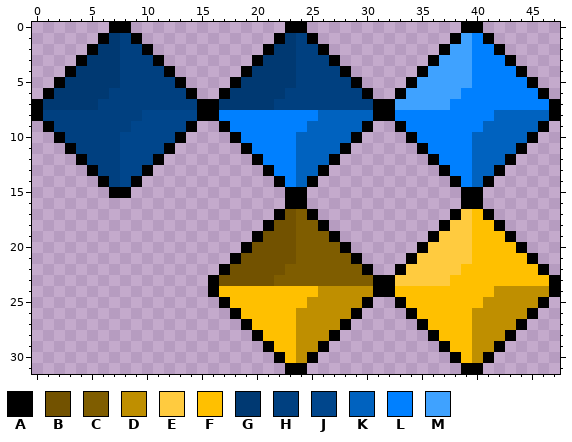
Pixel-art sprite: Assets/Resources/vida.png. That is the earlier state.
The file is 48x32 pixels.
Palette (. is transparent): A #000000  B #725200  C #7f5d00  D #bf8f00  E #ffcb3f  F #ffc000  G #003972  H #004080  J #00468c  K #0062bf  L #0080ff  M #3fa2ff
Pixels before, first column x 0:
 0 .......AA..............AA..............AA.......
 1 ......AGHA............AGHA............AMLA......
 2 .....AGGHHA..........AGGHHA..........AMMLLA.....
 3 ....AGGGHHHA........AGGGHHHA........AMMMLLLA....
 4 ...AGGGGHHHHA......AGGGGHHHHA......AMMMMLLLLA...
 5 ..AGGGGGHHHHHA....AGGGGGHHHHHA....AMMMMMLLLLLA..
 6 .AGGGGGHHHHHHHA..AGGGGGHHHHHHHA..AMMMMMLLLLLLLA.
 7 AGGGGGHHHHHHHHHAAGGGGGHHHHHHHHHAAMMMMMLLLLLLLLLA
 8 AHHHHHHHHHJJJJJAALLLLLLLLLKKKKKAALLLLLLLLLKKKKKA
 9 .AHHHHHHHJJJJJA..ALLLLLLLKKKKKA..ALLLLLLLKKKKKA.
10 ..AHHHHHJJJJJA....ALLLLLKKKKKA....ALLLLLKKKKKA..
11 ...AHHHHJJJJA......ALLLLKKKKA......ALLLLKKKKA...
12 ....AHHHJJJA........ALLLKKKA........ALLLKKKA....
13 .....AHHJJA..........ALLKKA..........ALLKKA.....
14 ......AHJA............ALKA............ALKA......
15 .......AA..............AA..............AA.......
16 .......................AA..............AA.......
17 ......................ABCA............AEFA......
18 .....................ABBCCA..........AEEFFA.....
19 ....................ABBBCCCA........AEEEFFFA....
20 ...................ABBBBCCCCA......AEEEEFFFFA...
21 ..................ABBBBBCCCCCA....AEEEEEFFFFFA..
22 .................ABBBBBCCCCCCCA..AEEEEEFFFFFFFA.
23 ................ABBBBBCCCCCCCCCAAEEEEEFFFFFFFFFA
24 ................AFFFFFFFFFDDDDDAAFFFFFFFFFDDDDDA
25 .................AFFFFFFFDDDDDA..AFFFFFFFDDDDDA.
26 ..................AFFFFFDDDDDA....AFFFFFDDDDDA..
27 ...................AFFFFDDDDA......AFFFFDDDDA...
28 ....................AFFFDDDA........AFFFDDDA....
29 .....................AFFDDA..........AFFDDA.....
30 ......................AFDA............AFDA......
31 .......................AA..............AA.......
After the commit:
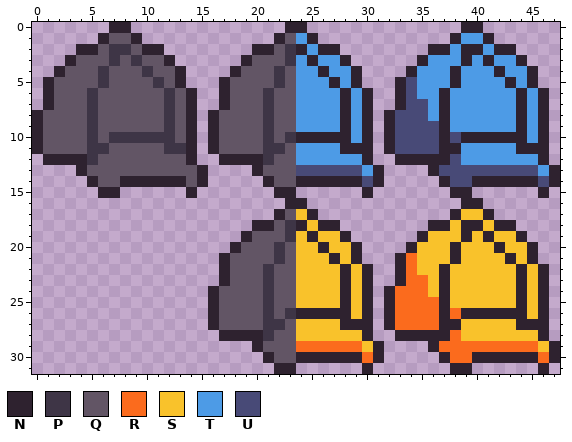
Colours new in this view: N #2e222f  P #3e3546  Q #625565  R #fb6b1d  S #f9c22b  T #4d9be6  U #484a77
Changes in this commit:
Changed rows in their new state; - is an unchanged pixel.
first column x 0:
 0 -------NN--------------NN--------------NN-------
 1 ------NQQN------------NQTN------------NTTN------
 2 ----NNQPPQNN--------NNQPNTNN--------NNTNNTNN----
 3 ---NQQQPQPQQN------NQQQPTNTTN------NTTTNTNTTN---
 4 --NQQQPQQQPQQN----NQQQPQTTNTTN----NTTTNTTTNTTN--
 5 -NQQQQPQQQQPQN---NQQQQPQTTTNTN---NUTTTNTTTTNTN--
 6 -NQQQPQQQQQQPQN--NQQQPQQTTTTNTN--NUTTNTTTTTTNTN-
 7 .NQQQPQQQQQQPQN..NQQQPQQTTTTNTN..NUUTNTTTTTTNTN.
 8 NQQQQPQQQQQQPQN.NQQQQPQQTTTTNTN.NUUUTNTTTTTTNTN.
 9 NQQQQPQQQQQQPQN-NQQQQPQQTTTTNTN-NUUUUNTTTTTTNTN-
10 NQQQQPQPPPPPPQN-NQQQQPQPNNNNNTN-NUUUUNUNNNNNNTN-
11 NQQQQPPQQQQQPPN-NQQQQPPQTTTTNNN-NUUUUNNTTTTTNNN-
12 -NNNNPQQQQQQQQN--NNNNPQQTTTTTTN--NNNNNUTTTTTTTN-
13 ----NQQQQQQQQQQN----NQQQUUUUUUTN----NUUUUUUUUUTN
14 -----NQQNNNNNNQN-----NQQNNNNNNUN-----NUUNNNNNNUN
15 ------NN.-----N-------NN.-----N-------NN.-----N-
16 -----------------------NN--------------NN-------
17 ----------------------NQSN------------NSSN------
18 --------------------NNQPNSNN--------NNSNNSNN----
19 -------------------NQQQPSNSSN------NSSSNSNSSN---
20 ------------------NQQQPQSSNSSN----NSSSNSSSNSSN--
21 -----------------NQQQQPQSSSNSN---NRSSSNSSSSNSN--
22 -----------------NQQQPQQSSSSNSN--NRSSNSSSSSSNSN-
23 ----------------.NQQQPQQSSSSNSN..NRRSNSSSSSSNSN.
24 ----------------NQQQQPQQSSSSNSN.NRRRSNSSSSSSNSN.
25 ----------------NQQQQPQQSSSSNSN-NRRRRNSSSSSSNSN-
26 ----------------NQQQQPQPNNNNNSN-NRRRRNRNNNNNNSN-
27 ----------------NQQQQPPQSSSSNNN-NRRRRNNSSSSSNNN-
28 -----------------NNNNPQQSSSSSSN--NNNNNRSSSSSSSN-
29 --------------------NQQQRRRRRRSN----NRRRRRRRRRSN
30 ---------------------NQQNNNNNNRN-----NRRNNNNNNRN
31 ----------------------NN.-----N-------NN.-----N-
